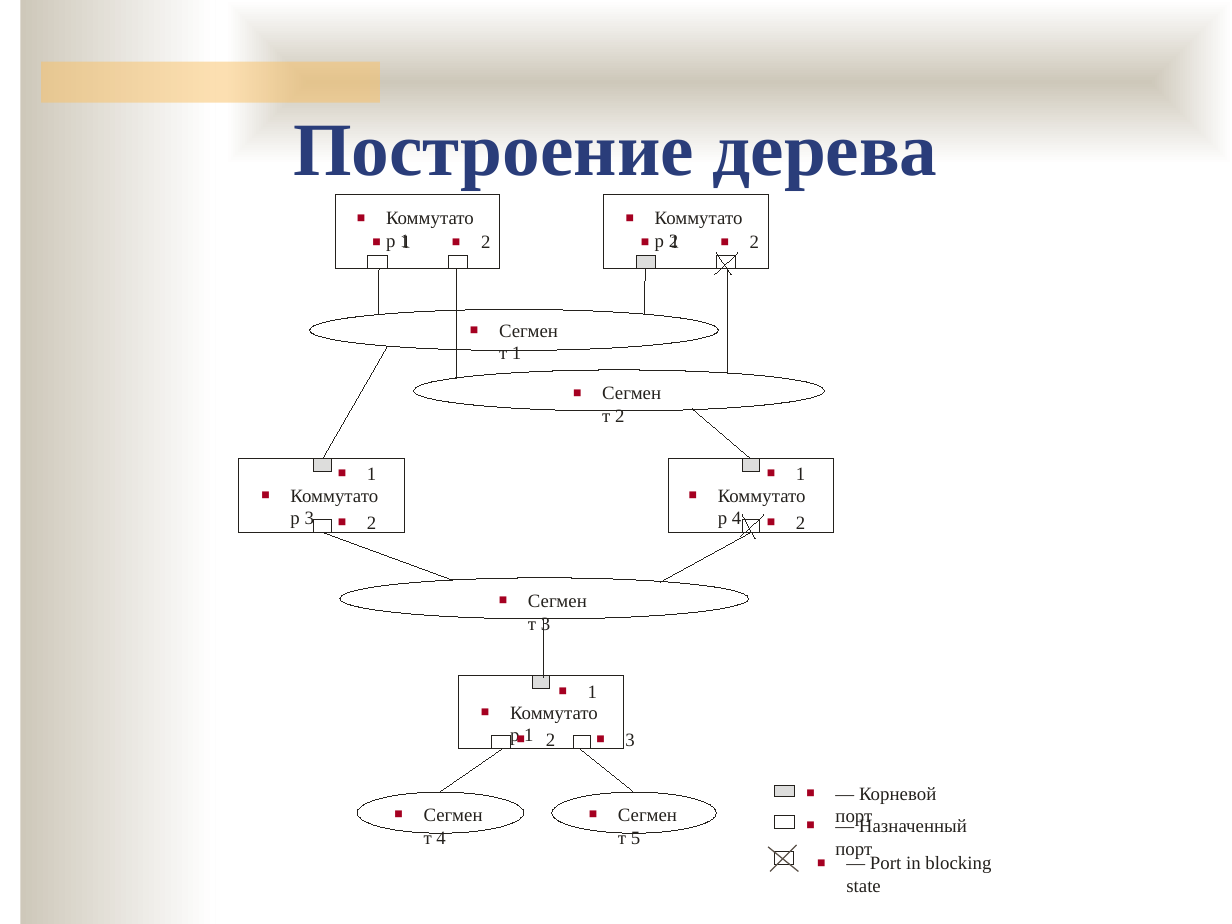
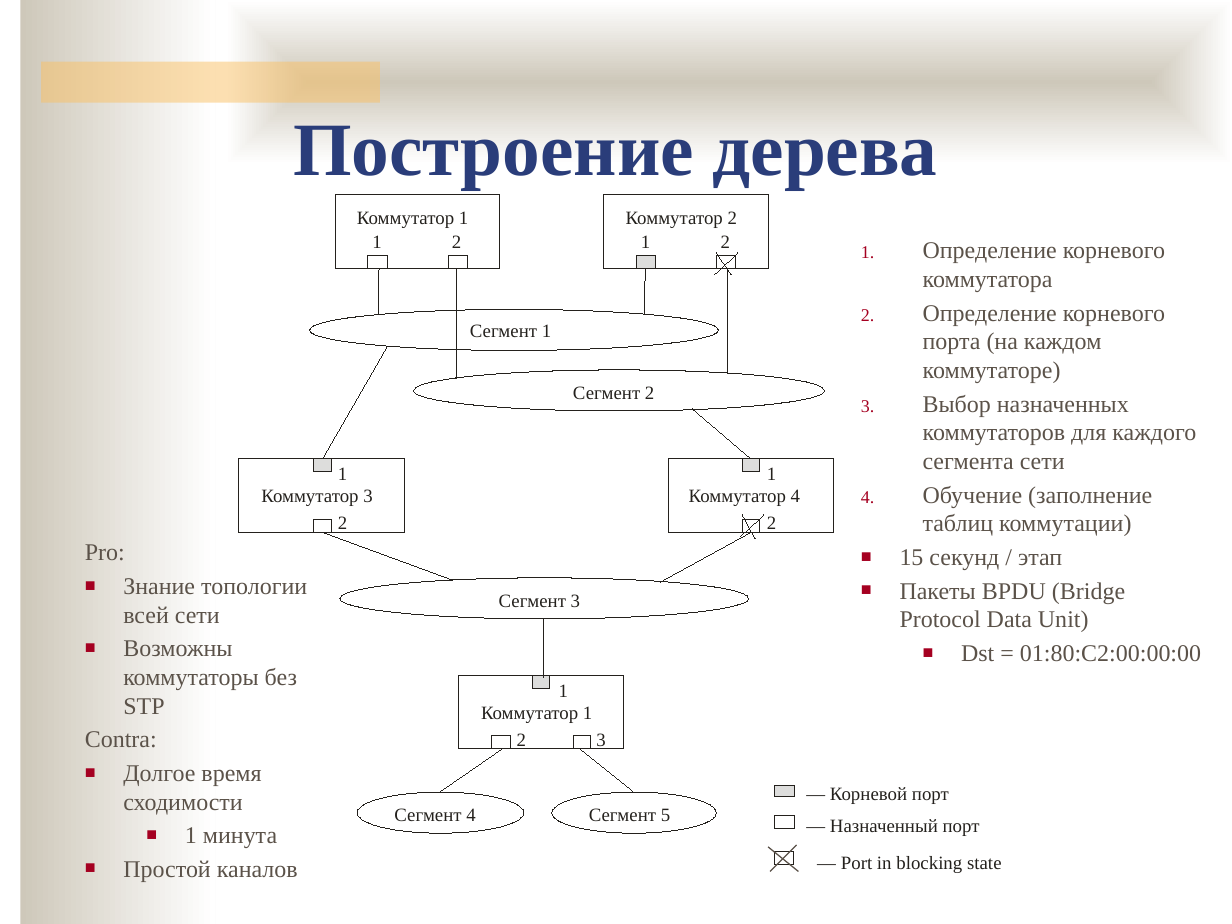
Before and after one commit to ukoloff/nets, a slide deck: slide 10 of 08.pptx (slide 6 before the commit). Drawn at 1232x924 pixels with LibreOffice and Linux fonts; fonts in the diff are those of the drawing; background and template pictures are left out. Boxes give left, top, right and bottom in pixels: in the first picture for what was removed or moved away, otherwise in the second. Text is boxed around its words. In the diff, an @@ line names an element or a change of style, - is before the commit and + after.

```diff
--- a/08.pptx
+++ b/08.pptx
@@ text added at (x1=900, y1=242, x2=1201, y2=662), 14 pt, text #5B5249 @@
+1. Определение корневого коммутатора
+2. Определение корневого порта (на каждом коммутаторе)
+3. Выбор назначенных коммутаторов для каждого сегмента сети
+4. Обучение (заполнение таблиц коммутации)
+■ 15 секунд / этап
+■ Пакеты BPDU (Bridge Protocol Data Unit)
+  ■ Dst = 01:80:C2:00:00:00
@@ text added at (x1=85, y1=544, x2=307, y2=882), 14 pt, text #5B5249 @@
+Pro:
+■ Знание топологии всей сети
+■ Возможны коммутаторы без STP
+Contra:
+■ Долгое время сходимости
+  ■ 1 минута
+■ Простой каналов
@@ bullet ■ to none in 24 elements at (x1=830, y1=787, x2=949, y2=804), (x1=357, y1=211, x2=468, y2=228), (x1=481, y1=706, x2=592, y2=723), (x1=626, y1=211, x2=737, y2=228), (x1=261, y1=489, x2=372, y2=506), (x1=689, y1=489, x2=800, y2=506), (x1=372, y1=235, x2=381, y2=248), (x1=338, y1=467, x2=347, y2=480), (x1=767, y1=467, x2=776, y2=480), (x1=641, y1=235, x2=650, y2=248), (x1=452, y1=235, x2=461, y2=248), (x1=721, y1=235, x2=730, y2=248), (x1=517, y1=733, x2=526, y2=749), (x1=338, y1=516, x2=347, y2=533), (x1=767, y1=516, x2=776, y2=533), (x1=596, y1=733, x2=605, y2=749), (x1=559, y1=684, x2=568, y2=697), (x1=470, y1=324, x2=551, y2=337), (x1=573, y1=386, x2=654, y2=399), (x1=499, y1=594, x2=580, y2=607), (x1=394, y1=808, x2=475, y2=821), (x1=589, y1=808, x2=670, y2=821), (x1=830, y1=819, x2=980, y2=836), (x1=841, y1=856, x2=1002, y2=873) @@
```
Also in this commit, not shown: 12 other slides changed, 10 slides added, 8 slides removed.
